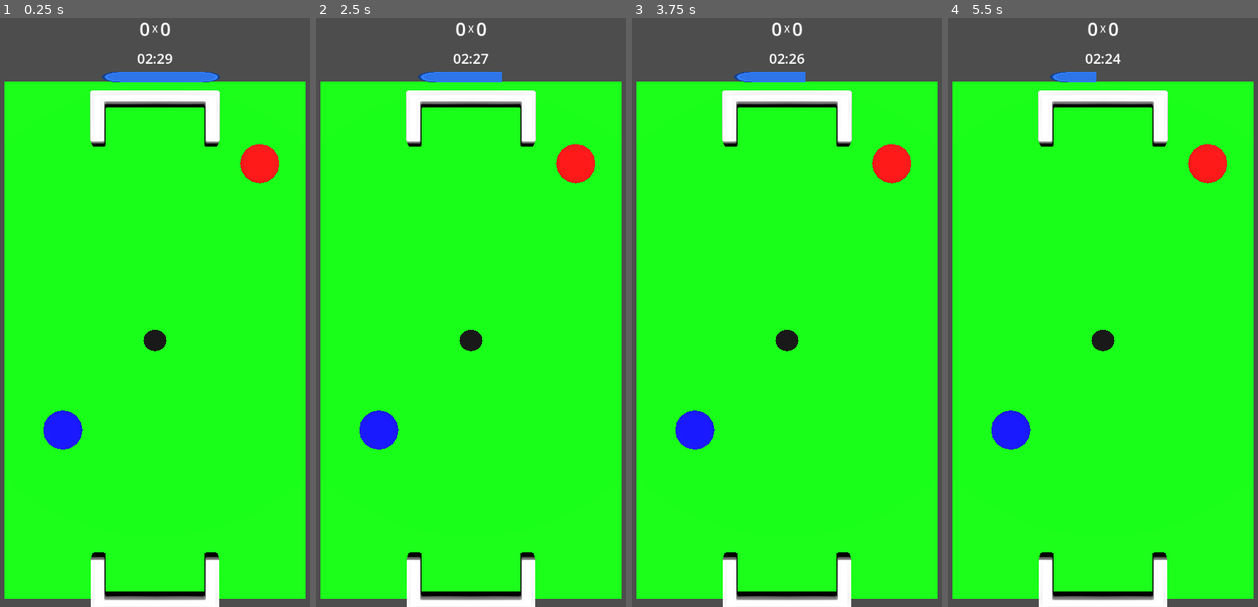
Above: before the commit, frames 1-4 (left to right).
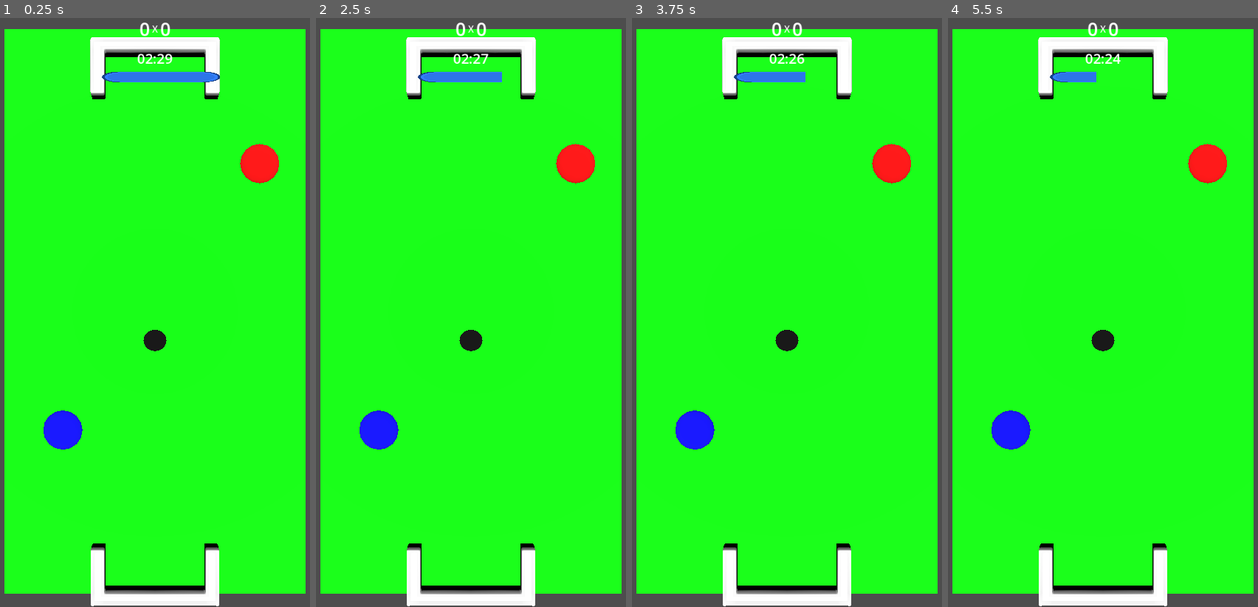
Above: after the commit, the same moments.

Repository: PelvicPsycho/ultimate-botao
Game: Godot game, scene res://MatchScene.tscn
Same seed, same stepped clock (60 frames per second), same inputs: the game is played once before the commit and once after it.
Inputs (mouse positions are in pixels of both pictures, inside the frame that each line leads up to):
- Up to frame 1 (0.25 s): no input
- Up to frame 2 (2.5 s): tap Enter at 0.5, 2 s; move the mouse to (545, 283) at 0.52 s; tap 1 at 0.6 s; click (545, 283) at 0.67 s; tap Space at 1.25 s; drag from (405, 341) to (455, 430) at 1.27 s; move the mouse to (505, 182) at 2.02 s; tap 3 at 2.1 s; click (505, 182) at 2.17 s
- Up to frame 3 (3.75 s): tap Space at 2.75 s; drag from (771, 430) to (687, 224) at 2.77 s; tap Enter at 3.5 s; move the mouse to (886, 400) at 3.52 s; tap 2 at 3.6 s; click (886, 400) at 3.67 s
- Up to frame 4 (5.5 s): tap Space at 4.25 s; drag from (1003, 224) to (1053, 165) at 4.27 s; move the mouse to (1118, 312) at 5.02 s; tap 1 at 5.1 s; click (1118, 312) at 5.17 s

The runs differ from the first frame. In frame 1, 12% of the frame differs, in the area x 1-99%, y 1-100%; in frame 2, 12%; in frame 3, 12%; in frame 4, 12%.

Commit message:
[IMPLEMENTAR] CHECAGEM DE FIM DO TURNO

Diff:
--- a/MatchScene.tscn
+++ b/MatchScene.tscn
@@ -9,7 +9,7 @@
 [ext_resource type="Resource" uid="uid://4f1qna4c5ycp" path="res://Recursos/Teams/Inter/Alanpa.tres" id="6_rrtur"]
 [ext_resource type="PackedScene" uid="uid://cfiyrhnqdww6q" path="res://Componentes/Ball/ball.tscn" id="7_rrtur"]
 [ext_resource type="Script" uid="uid://bsh77xacbgnf5" path="res://Scripts Globais/gol_manager(temporario).gd" id="9_y3jfn"]
-[ext_resource type="PackedScene" uid="uid://cmr1tg758m3vc" path="res://Temporarios/Scenes_testes/pause_menu.tscn" id="10_xa1af"]
+[ext_resource type="PackedScene" uid="uid://cmr1tg758m3vc" path="res://Componentes/PauseMenu/pause_menu.tscn" id="10_xa1af"]
 [ext_resource type="Texture2D" uid="uid://bo3iftgkblwmo" path="res://ProgressBar/progress_track.png" id="11_1s8k8"]
 [ext_resource type="PackedScene" uid="uid://bpaqxd3esldoa" path="res://Componentes/ResultCanvas/ResultCanvas.tscn" id="11_yyp1h"]
 [ext_resource type="Script" uid="uid://ds1v83xrqv51s" path="res://Scripts Globais/MatchTimer.gd" id="12_matchtimer"]
@@ -42,7 +42,6 @@
 current = true
 
 [node name="Pitch" type="StaticBody3D" parent="." unique_id=371043304]
-transform = Transform3D(1, 0, 0, 0, 1, 0, 0, 0, 0.9152705, 0, 0, 0.76126885)
 
 [node name="MeshInstance3D" type="MeshInstance3D" parent="Pitch" unique_id=983077752]
 material_override = SubResource("StandardMaterial3D_qsfy7")
--- a/Scripts Globais/MatchState.gd
+++ b/Scripts Globais/MatchState.gd
@@ -101,8 +101,8 @@
 	for piece in allPieces:
 		piece.disabled = true
 	timer.pausar_lance()
-	await get_tree().create_timer(1.0).timeout #FUTURAMENTE, ESPERAR AS PEÇAS PARAREM
-	#await waitAllStopped()
+	#await get_tree().create_timer(1.0).timeout #FUTURAMENTE, ESPERAR AS PEÇAS PARAREM
+	await waitAllStopped()
 	printState()
 	for piece in allPieces:
 		piece.disabled = false
@@ -110,19 +110,51 @@
 	timer.retomar_lance()
 	timer.resetar_barra_lance()
 
-#Função para checar se todas a bola parou ( é um pouco ineficiente)
+# Função para checar se todas as peças e a bola realmente estabilizaram.
+# Exige vários physics frames seguidos em repouso para evitar falso positivo.
 func waitAllStopped() -> void:
-	const VELOCITY_THRESHOLD: float = 0.5
+	const LINEAR_THRESHOLD: float = 0.01
+	const ANGULAR_THRESHOLD: float = 0.01
+	const FRAMES_ESTAVEIS: int = 8
+	const FRAMES_DE_GRACA: int = 2
+
+	var frames_estaveis := 0
+	var frames_passados := 0
 	var balls = get_tree().get_nodes_in_group("Balls")
-	while true:
+
+	while frames_estaveis < FRAMES_ESTAVEIS:
 		await get_tree().physics_frame
-		var all_stopped: bool = true
-		for ball in balls:
-			if ball.linear_velocity.length() > VELOCITY_THRESHOLD or ball.angular_velocity.length() > VELOCITY_THRESHOLD:
-				all_stopped = false
+		frames_passados += 1
+
+		# Dá alguns frames para o impulso inicial e as primeiras colisões acontecerem.
+		if frames_passados <= FRAMES_DE_GRACA:
+			continue
+
+		var todos_parados := true
+
+		for piece in allPieces:
+			if (
+				piece.linear_velocity.length() > LINEAR_THRESHOLD
+				or piece.angular_velocity.length() > ANGULAR_THRESHOLD
+				or not piece.sleeping
+			):
+				todos_parados = false
 				break
-		if all_stopped:
-			break
+
+		if todos_parados:
+			for ball in balls:
+				if (
+					ball.linear_velocity.length() > LINEAR_THRESHOLD
+					or ball.angular_velocity.length() > ANGULAR_THRESHOLD
+					or not ball.sleeping
+				):
+					todos_parados = false
+					break
+
+		if todos_parados:
+			frames_estaveis += 1
+		else:
+			frames_estaveis = 0
 
 func _on_timer_timeout() -> void:
 	get_tree().reload_current_scene()
